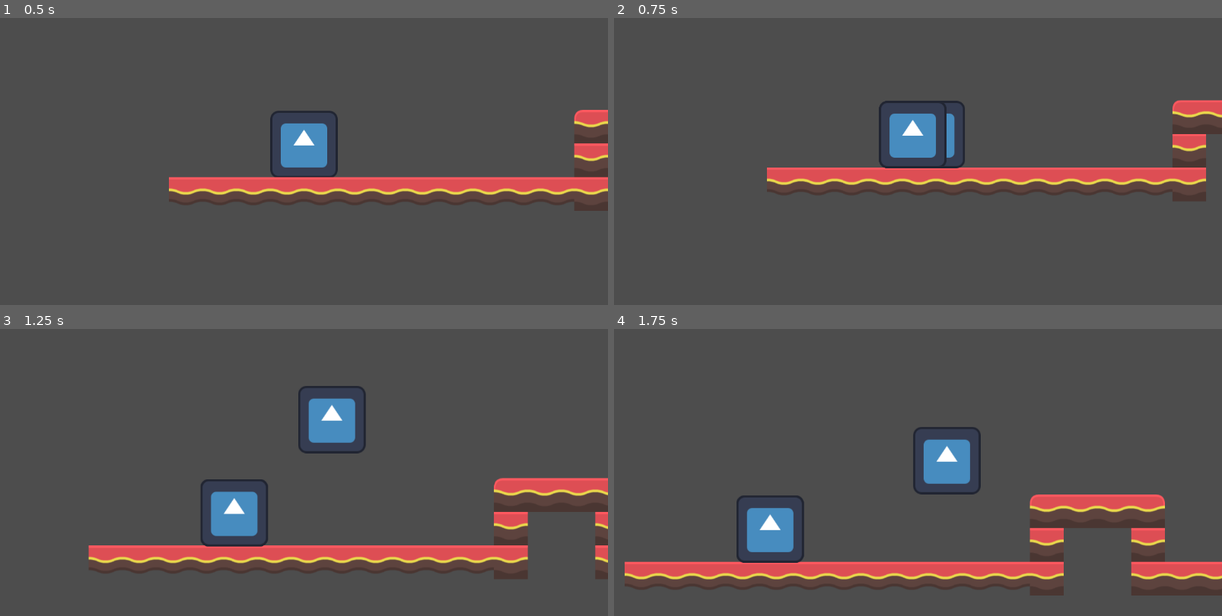
Above: before the commit, frames 1-4 (two rows, left to right).
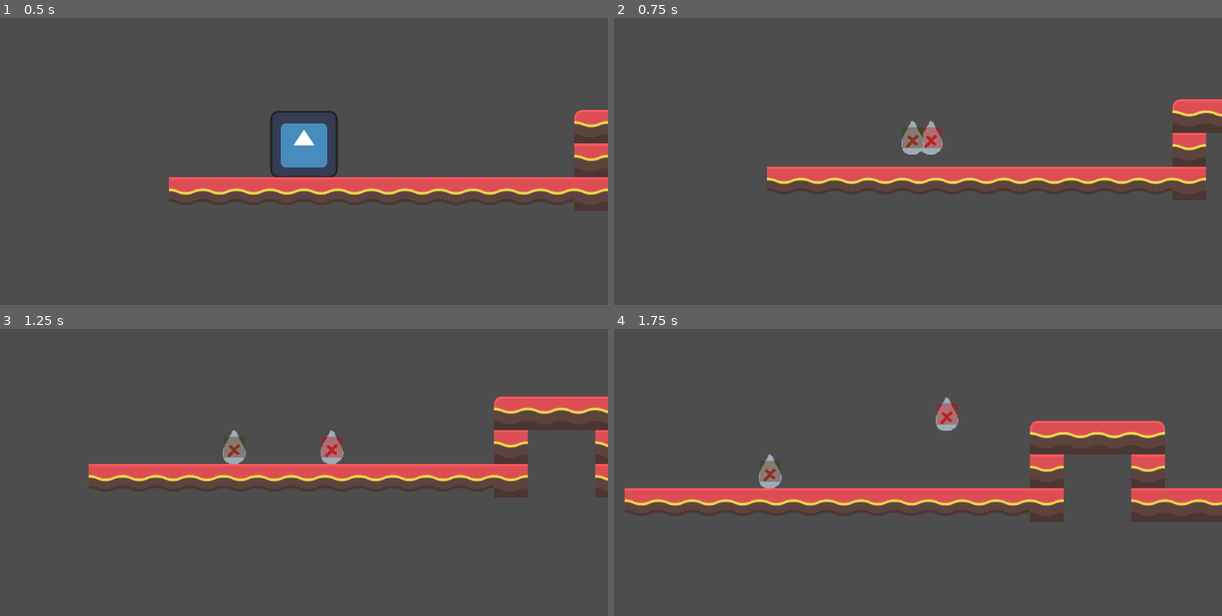
Above: after the commit, the same moments.

Repository: Jo-Meer/ldjam56
Game: Godot game, scene res://scenes/test_jonas.tscn
Same seed, same stepped clock (60 frames per second), same inputs: the game is played once before the commit and once after it. The engine's default icon, where the game draws it, is replaced by a stand-in: a white triangle on a blue panel in a dark square.
Inputs:
- Up to frame 1 (0.5 s): no input
- Up to frame 2 (0.75 s): hold D (move_right) from 0.53 s (still down); tap R (split) at 0.6 s
- Up to frame 3 (1.25 s): keep holding D (move_right); tap Space (jump) at 0.77 s; tap T (merge, bound only after the commit) at 0.8 s
- Up to frame 4 (1.75 s): keep holding D (move_right); tap T (merge, bound only after the commit) at 1.35 s; tap Space (jump) at 1.52 s; tap R (split) at 1.55 s

Frame 1 is identical in both runs. In frame 2, 3.2% of the frame differs, in the area x 25-100%, y 28-64%; in frame 3, 18%; in frame 4, 20%, in the area x 1-100%, y 23-93%.

Commit message:
add placeholder creatures

Diff:
--- /dev/null
+++ b/creatures/air.tscn
@@ -0,0 +1,29 @@
+[gd_scene load_steps=4 format=3 uid="uid://drysl1numdpp5"]
+
+[ext_resource type="Script" path="res://scripts/player_controller.gd" id="1_4i7co"]
+[ext_resource type="Texture2D" uid="uid://b3q0xs2d8ar2" path="res://creatures/placeholder_element.png" id="2_yxg2n"]
+
+[sub_resource type="RectangleShape2D" id="RectangleShape2D_hog4m"]
+size = Vector2(64, 64)
+
+[node name="CharacterBody2D" type="CharacterBody2D"]
+collision_layer = 2
+script = ExtResource("1_4i7co")
+JUMP_VELOCITY = -600.0
+
+[node name="Sprite2D" type="Sprite2D" parent="."]
+texture = ExtResource("2_yxg2n")
+
+[node name="CollisionShape2D" type="CollisionShape2D" parent="."]
+shape = SubResource("RectangleShape2D_hog4m")
+one_way_collision_margin = 0.0
+
+[node name="Camera2D" type="Camera2D" parent="."]
+position_smoothing_enabled = true
+
+[node name="ColorRect" type="ColorRect" parent="."]
+offset_left = -20.0
+offset_top = -20.0
+offset_right = 20.0
+offset_bottom = 20.0
+color = Color(0.0403785, 0.43423, 0, 0.372549)
--- /dev/null
+++ b/creatures/earth.tscn
@@ -0,0 +1,29 @@
+[gd_scene load_steps=4 format=3 uid="uid://culn18m3r0ju2"]
+
+[ext_resource type="Script" path="res://scripts/player_controller.gd" id="1_35mcn"]
+[ext_resource type="Texture2D" uid="uid://b3q0xs2d8ar2" path="res://creatures/placeholder_element.png" id="2_umt74"]
+
+[sub_resource type="RectangleShape2D" id="RectangleShape2D_hog4m"]
+size = Vector2(64, 64)
+
+[node name="CharacterBody2D" type="CharacterBody2D"]
+collision_layer = 2
+script = ExtResource("1_35mcn")
+JUMP_VELOCITY = -600.0
+
+[node name="Sprite2D" type="Sprite2D" parent="."]
+texture = ExtResource("2_umt74")
+
+[node name="CollisionShape2D" type="CollisionShape2D" parent="."]
+shape = SubResource("RectangleShape2D_hog4m")
+one_way_collision_margin = 0.0
+
+[node name="Camera2D" type="Camera2D" parent="."]
+position_smoothing_enabled = true
+
+[node name="ColorRect" type="ColorRect" parent="."]
+offset_left = -20.0
+offset_top = -20.0
+offset_right = 20.0
+offset_bottom = 20.0
+color = Color(0.381272, 0.143597, 0.0149215, 0.372549)
--- /dev/null
+++ b/creatures/fire.tscn
@@ -0,0 +1,29 @@
+[gd_scene load_steps=4 format=3 uid="uid://d0a6um5afvhie"]
+
+[ext_resource type="Script" path="res://scripts/player_controller.gd" id="1_84frp"]
+[ext_resource type="Texture2D" uid="uid://b3q0xs2d8ar2" path="res://creatures/placeholder_element.png" id="2_6ytxn"]
+
+[sub_resource type="RectangleShape2D" id="RectangleShape2D_hog4m"]
+size = Vector2(64, 64)
+
+[node name="CharacterBody2D" type="CharacterBody2D"]
+collision_layer = 2
+script = ExtResource("1_84frp")
+JUMP_VELOCITY = -600.0
+
+[node name="Sprite2D" type="Sprite2D" parent="."]
+texture = ExtResource("2_6ytxn")
+
+[node name="CollisionShape2D" type="CollisionShape2D" parent="."]
+shape = SubResource("RectangleShape2D_hog4m")
+one_way_collision_margin = 0.0
+
+[node name="Camera2D" type="Camera2D" parent="."]
+position_smoothing_enabled = true
+
+[node name="ColorRect" type="ColorRect" parent="."]
+offset_left = -20.0
+offset_top = -20.0
+offset_right = 20.0
+offset_bottom = 20.0
+color = Color(0.8, 0.0156863, 0, 0.372549)
--- /dev/null
+++ b/creatures/ice.tscn
@@ -0,0 +1,32 @@
+[gd_scene load_steps=4 format=3 uid="uid://ckjcbmk3ig3dt"]
+
+[ext_resource type="Script" path="res://scripts/player_controller.gd" id="1_i81ew"]
+[ext_resource type="Texture2D" uid="uid://b3q0xs2d8ar2" path="res://creatures/placeholder_element.png" id="2_56fyo"]
+
+[sub_resource type="RectangleShape2D" id="RectangleShape2D_hog4m"]
+size = Vector2(64, 64)
+
+[node name="CharacterBody2D" type="CharacterBody2D"]
+collision_layer = 2
+script = ExtResource("1_i81ew")
+JUMP_VELOCITY = -600.0
+
+[node name="Sprite2D" type="Sprite2D" parent="."]
+texture = ExtResource("2_56fyo")
+
+[node name="CollisionShape2D" type="CollisionShape2D" parent="."]
+shape = SubResource("RectangleShape2D_hog4m")
+one_way_collision_margin = 0.0
+
+[node name="Camera2D" type="Camera2D" parent="."]
+position_smoothing_enabled = true
+
+[node name="ColorRect" type="ColorRect" parent="."]
+offset_left = -32.0
+offset_bottom = 32.0
+color = Color(1.05888e-06, 0.410508, 0.130407, 0.372549)
+
+[node name="ColorRect2" type="ColorRect" parent="."]
+offset_right = 32.0
+offset_bottom = 32.0
+color = Color(0.0668379, 0.231298, 0.584751, 0.372549)
--- /dev/null
+++ b/creatures/light.tscn
@@ -0,0 +1,32 @@
+[gd_scene load_steps=4 format=3 uid="uid://ghg66f3ulc5l"]
+
+[ext_resource type="Script" path="res://scripts/player_controller.gd" id="1_5hvq2"]
+[ext_resource type="Texture2D" uid="uid://b3q0xs2d8ar2" path="res://creatures/placeholder_element.png" id="2_vrcby"]
+
+[sub_resource type="RectangleShape2D" id="RectangleShape2D_hog4m"]
+size = Vector2(64, 64)
+
+[node name="CharacterBody2D" type="CharacterBody2D"]
+collision_layer = 2
+script = ExtResource("1_5hvq2")
+JUMP_VELOCITY = -600.0
+
+[node name="Sprite2D" type="Sprite2D" parent="."]
+texture = ExtResource("2_vrcby")
+
+[node name="CollisionShape2D" type="CollisionShape2D" parent="."]
+shape = SubResource("RectangleShape2D_hog4m")
+one_way_collision_margin = 0.0
+
+[node name="Camera2D" type="Camera2D" parent="."]
+position_smoothing_enabled = true
+
+[node name="ColorRect" type="ColorRect" parent="."]
+offset_left = -32.0
+offset_bottom = 32.0
+color = Color(0.620842, 0.102524, 0.0730088, 0.372549)
+
+[node name="ColorRect2" type="ColorRect" parent="."]
+offset_right = 32.0
+offset_bottom = 32.0
+color = Color(0.0339912, 0.279694, 7.21961e-08, 0.372549)
--- /dev/null
+++ b/creatures/metal.tscn
@@ -0,0 +1,32 @@
+[gd_scene load_steps=4 format=3 uid="uid://bm3vv1df0vabd"]
+
+[ext_resource type="Script" path="res://scripts/player_controller.gd" id="1_3k5g3"]
+[ext_resource type="Texture2D" uid="uid://b3q0xs2d8ar2" path="res://creatures/placeholder_element.png" id="2_aql8o"]
+
+[sub_resource type="RectangleShape2D" id="RectangleShape2D_hog4m"]
+size = Vector2(64, 64)
+
+[node name="CharacterBody2D" type="CharacterBody2D"]
+collision_layer = 2
+script = ExtResource("1_3k5g3")
+JUMP_VELOCITY = -600.0
+
+[node name="Sprite2D" type="Sprite2D" parent="."]
+texture = ExtResource("2_aql8o")
+
+[node name="CollisionShape2D" type="CollisionShape2D" parent="."]
+shape = SubResource("RectangleShape2D_hog4m")
+one_way_collision_margin = 0.0
+
+[node name="Camera2D" type="Camera2D" parent="."]
+position_smoothing_enabled = true
+
+[node name="ColorRect" type="ColorRect" parent="."]
+offset_left = -32.0
+offset_bottom = 32.0
+color = Color(0.620842, 0.102524, 0.0730088, 0.372549)
+
+[node name="ColorRect2" type="ColorRect" parent="."]
+offset_right = 32.0
+offset_bottom = 32.0
+color = Color(0.0668379, 0.231298, 0.584751, 0.372549)
--- /dev/null
+++ b/creatures/mud.tscn
@@ -0,0 +1,32 @@
+[gd_scene load_steps=4 format=3 uid="uid://bvqq04l6sq178"]
+
+[ext_resource type="Script" path="res://scripts/player_controller.gd" id="1_x50nx"]
+[ext_resource type="Texture2D" uid="uid://b3q0xs2d8ar2" path="res://creatures/placeholder_element.png" id="2_4yo4d"]
+
+[sub_resource type="RectangleShape2D" id="RectangleShape2D_hog4m"]
+size = Vector2(64, 64)
+
+[node name="CharacterBody2D" type="CharacterBody2D"]
+collision_layer = 2
+script = ExtResource("1_x50nx")
+JUMP_VELOCITY = -600.0
+
+[node name="Sprite2D" type="Sprite2D" parent="."]
+texture = ExtResource("2_4yo4d")
+
+[node name="CollisionShape2D" type="CollisionShape2D" parent="."]
+shape = SubResource("RectangleShape2D_hog4m")
+one_way_collision_margin = 0.0
+
+[node name="Camera2D" type="Camera2D" parent="."]
+position_smoothing_enabled = true
+
+[node name="ColorRect" type="ColorRect" parent="."]
+offset_left = -32.0
+offset_bottom = 32.0
+color = Color(0.182756, 0.306403, 0.653641, 0.372549)
+
+[node name="ColorRect2" type="ColorRect" parent="."]
+offset_right = 32.0
+offset_bottom = 32.0
+color = Color(0.381272, 0.143597, 0.0149215, 0.372549)
--- /dev/null
+++ b/creatures/sand.tscn
@@ -0,0 +1,32 @@
+[gd_scene load_steps=4 format=3 uid="uid://bt4nx7vm2ttdj"]
+
+[ext_resource type="Script" path="res://scripts/player_controller.gd" id="1_vhatq"]
+[ext_resource type="Texture2D" uid="uid://b3q0xs2d8ar2" path="res://creatures/placeholder_element.png" id="2_ovwjp"]
+
+[sub_resource type="RectangleShape2D" id="RectangleShape2D_hog4m"]
+size = Vector2(64, 64)
+
+[node name="CharacterBody2D" type="CharacterBody2D"]
+collision_layer = 2
+script = ExtResource("1_vhatq")
+JUMP_VELOCITY = -600.0
+
+[node name="Sprite2D" type="Sprite2D" parent="."]
+texture = ExtResource("2_ovwjp")
+
+[node name="CollisionShape2D" type="CollisionShape2D" parent="."]
+shape = SubResource("RectangleShape2D_hog4m")
+one_way_collision_margin = 0.0
+
+[node name="Camera2D" type="Camera2D" parent="."]
+position_smoothing_enabled = true
+
+[node name="ColorRect" type="ColorRect" parent="."]
+offset_left = -32.0
+offset_bottom = 32.0
+color = Color(1.05888e-06, 0.410508, 0.130407, 0.372549)
+
+[node name="ColorRect2" type="ColorRect" parent="."]
+offset_right = 32.0
+offset_bottom = 32.0
+color = Color(0.433963, 0.182252, 0, 0.372549)
--- /dev/null
+++ b/creatures/steam.tscn
@@ -0,0 +1,32 @@
+[gd_scene load_steps=4 format=3 uid="uid://d2xq74x7cls3v"]
+
+[ext_resource type="Script" path="res://scripts/player_controller.gd" id="1_4xpr4"]
+[ext_resource type="Texture2D" uid="uid://b3q0xs2d8ar2" path="res://creatures/placeholder_element.png" id="2_wepon"]
+
+[sub_resource type="RectangleShape2D" id="RectangleShape2D_hog4m"]
+size = Vector2(64, 64)
+
+[node name="CharacterBody2D" type="CharacterBody2D"]
+collision_layer = 2
+script = ExtResource("1_4xpr4")
+JUMP_VELOCITY = -600.0
+
+[node name="Sprite2D" type="Sprite2D" parent="."]
+texture = ExtResource("2_wepon")
+
+[node name="CollisionShape2D" type="CollisionShape2D" parent="."]
+shape = SubResource("RectangleShape2D_hog4m")
+one_way_collision_margin = 0.0
+
+[node name="Camera2D" type="Camera2D" parent="."]
+position_smoothing_enabled = true
+
+[node name="ColorRect" type="ColorRect" parent="."]
+offset_left = -32.0
+offset_bottom = 32.0
+color = Color(0.620842, 0.102524, 0.0730088, 0.372549)
+
+[node name="ColorRect2" type="ColorRect" parent="."]
+offset_right = 32.0
+offset_bottom = 32.0
+color = Color(2.33915e-05, 0.21388, 0.634421, 0.372549)
--- /dev/null
+++ b/creatures/water.tscn
@@ -0,0 +1,29 @@
+[gd_scene load_steps=4 format=3 uid="uid://1a0j5pp3n1m7"]
+
+[ext_resource type="Script" path="res://scripts/player_controller.gd" id="1_j0si4"]
+[ext_resource type="Texture2D" uid="uid://b3q0xs2d8ar2" path="res://creatures/placeholder_element.png" id="2_m0v26"]
+
+[sub_resource type="RectangleShape2D" id="RectangleShape2D_hog4m"]
+size = Vector2(64, 64)
+
+[node name="CharacterBody2D" type="CharacterBody2D"]
+collision_layer = 2
+script = ExtResource("1_j0si4")
+JUMP_VELOCITY = -600.0
+
+[node name="Sprite2D" type="Sprite2D" parent="."]
+texture = ExtResource("2_m0v26")
+
+[node name="CollisionShape2D" type="CollisionShape2D" parent="."]
+shape = SubResource("RectangleShape2D_hog4m")
+one_way_collision_margin = 0.0
+
+[node name="Camera2D" type="Camera2D" parent="."]
+position_smoothing_enabled = true
+
+[node name="ColorRect" type="ColorRect" parent="."]
+offset_left = -20.0
+offset_top = -20.0
+offset_right = 20.0
+offset_bottom = 20.0
+color = Color(0.0133491, 0.427384, 0.766375, 0.372549)
--- a/project.godot
+++ b/project.godot
@@ -61,6 +61,12 @@
 , Object(InputEventJoypadButton,"resource_local_to_scene":false,"resource_name":"","device":-1,"button_index":4,"pressure":0.0,"pressed":true,"script":null)
 ]
 }
+merge={
+"deadzone": 0.5,
+"events": [Object(InputEventKey,"resource_local_to_scene":false,"resource_name":"","device":-1,"window_id":0,"alt_pressed":false,"shift_pressed":false,"ctrl_pressed":false,"meta_pressed":false,"pressed":false,"keycode":0,"physical_keycode":84,"key_label":0,"unicode":116,"location":0,"echo":false,"script":null)
+, Object(InputEventJoypadButton,"resource_local_to_scene":false,"resource_name":"","device":-1,"button_index":3,"pressure":0.0,"pressed":true,"script":null)
+]
+}
 
 [rendering]
 
--- a/scripts/level.gd
+++ b/scripts/level.gd
@@ -1,6 +1,7 @@
 extends Node2D
 
 @export var avatar: Player
+@export var merge_distance: int = 50
 
 var fire: Player
 var water: Player
@@ -35,23 +36,104 @@
 
 	pass
 
-func _physics_process(delta: float) -> void:
+func _physics_process(_delta: float) -> void:
 	if Input.is_action_just_pressed("split"):
 		if active_creature == avatar:
-			fire = instantiate(preload("res://creatures/avatar.tscn"))
-			water = instantiate(preload("res://creatures/avatar.tscn"))
-			air = instantiate(preload("res://creatures/avatar.tscn"))
-			earth = instantiate(preload("res://creatures/avatar.tscn"))
+			fire = instantiate(preload("res://creatures/fire.tscn"), avatar.position)
+			water = instantiate(preload("res://creatures/water.tscn"), avatar.position)
+			air = instantiate(preload("res://creatures/air.tscn"), avatar.position)
+			earth = instantiate(preload("res://creatures/earth.tscn"), avatar.position)
 
 			avatar.queue_free()
 			move_control_to(fire)
+
+	elif Input.is_action_just_pressed("merge"):
+		if active_creature == avatar:
+			pass
+
+		elif active_creature == fire:
+			var partner = closest(fire, [water, air, earth])
+			if in_merge_range(fire, partner):
+				if partner == water:
+					steam = instantiate_with_merge(fire, water, preload("res://creatures/steam.tscn"))
+				elif partner == air:
+					light = instantiate_with_merge(fire, air, preload("res://creatures/light.tscn"))
+				elif partner == earth:
+					metal = instantiate_with_merge(fire, earth, preload("res://creatures/metal.tscn"))
+
+		elif active_creature == water:
+			var partner = closest(water, [fire, air, earth])
+			if in_merge_range(water, partner):
+				if partner == fire:
+					steam = instantiate_with_merge(water, fire, preload("res://creatures/steam.tscn"))
+				elif partner == air:
+					ice = instantiate_with_merge(water, air, preload("res://creatures/ice.tscn"))
+				elif partner == earth:
+					mud = instantiate_with_merge(water, earth, preload("res://creatures/mud.tscn"))
+
+		elif active_creature == air:
+			var partner = closest(air, [fire, water, earth])
+			if in_merge_range(air, partner):
+				if partner == fire:
+					light = instantiate_with_merge(air, fire, preload("res://creatures/light.tscn"))
+				elif partner == water:
+					ice = instantiate_with_merge(air, water, preload("res://creatures/ice.tscn"))
+				elif partner == earth:
+					sand = instantiate_with_merge(air, earth, preload("res://creatures/sand.tscn"))
+
+		elif active_creature == earth:
+			var partner = closest(earth, [fire, water, air])
+			if in_merge_range(earth, partner):
+				if partner == fire:
+					metal = instantiate_with_merge(earth, fire, preload("res://creatures/metal.tscn"))
+				elif partner == water:
+					mud = instantiate_with_merge(earth, water, preload("res://creatures/mud.tscn"))
+				elif partner == air:
+					sand = instantiate_with_merge(air, earth, preload("res://creatures/sand.tscn"))
+
+		else:
+			var other = [mud, metal, sand, ice, light, steam]
+			other.erase(active_creature)
+			var partner = closest(active_creature, other)
+			if in_merge_range(earth, partner):
+				avatar = instantiate_with_merge(active_creature, partner, preload("res://creatures/avatar.tscn"))
+
 
 	elif Input.is_action_just_pressed("next_creature"):
 		move_control_to(get_next(active_creature))
 	elif Input.is_action_just_pressed("prev_creature"):
 		move_control_to(get_prev(active_creature))
 
+func instantiate_with_merge(active: Player, partner: Player, merged: PackedScene) -> Player:
+	active.queue_free()
+	partner.queue_free()
+	var instance = instantiate(merged, active.position)
+	instance.activate()
+	active_creature = instance
+	return instance
 
+
+func closest(target: Player, candidates: Array[Player]) -> Player:
+	var closest = candidates[0]
+	for candidate in candidates:
+		if not candidate:
+			continue
+		if not closest:
+			closest = candidate
+		if target.position.distance_squared_to(candidate.position) < target.position.distance_squared_to(closest.position):
+			closest = candidate
+
+	return closest
+
+
+
+func in_merge_range(a: Player, b: Player) -> bool:
+	if not a:
+		return false
+	if not b:
+		return false
+
+	return a.position.distance_to(b.position) <= merge_distance
 
 func get_next(base: Player) -> Player:
 	var all: Array[Player] = [fire, water, air, earth, mud, light, metal, steam, ice, sand]
@@ -80,9 +162,9 @@
 
 	return active_creature
 
-func instantiate(creature: PackedScene) -> Player:
+func instantiate(creature: PackedScene, target_pos: Vector2) -> Player:
 	var instance = creature.instantiate()
-	instance.position = avatar.position
+	instance.position = target_pos
 	instance.deactivate()
 	add_child(instance)
 	return instance
--- a/scripts/player_controller.gd
+++ b/scripts/player_controller.gd
@@ -22,6 +22,9 @@
 	if is_active == false:
 		# break and handle gravity
 		velocity.x = move_toward(velocity.x, 0, SPEED)
+		if velocity.y < 0:
+			velocity.y = move_toward(velocity.y, 0, SPEED)
+
 		move_and_slide()
 		return
 
Binary file added: creatures/placeholder_element.png
Not shown, added: creatures/placeholder_element.png.import
